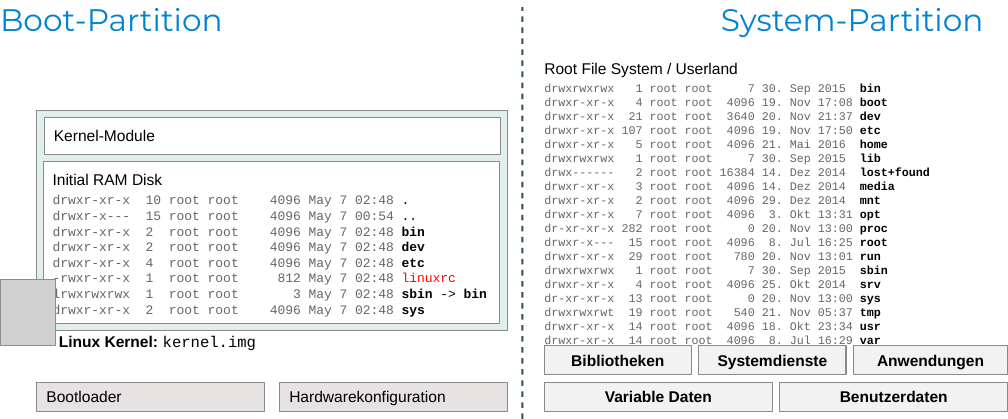
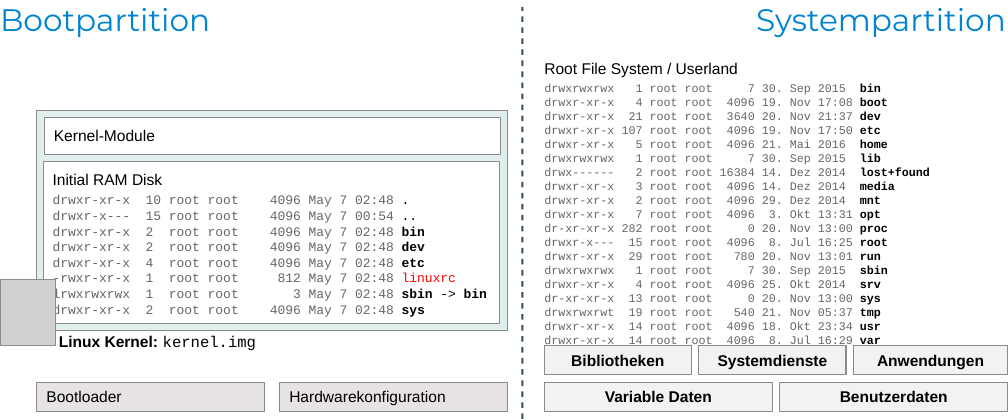
Before and after one commit to DennisSchulmeister/dhbwka-wwi-iottech-folien, a slide deck: slide 1 of 8-linux/img/linux-aufbau.odp. Drawn at 1008x419 pixels with LibreOffice and Linux fonts; fonts in the diff are those of the drawing; grey boxes stand for pictures. Boxes give left, top, right and bottom in pixels: in the first picture for what was removed or moved away, otherwise in the second. Text is boxed around its words. In the diff, an @@ line names an element or a change of style, - is before the commit and + after.

```diff
--- a/8-linux/img/linux-aufbau.odp
+++ b/8-linux/img/linux-aufbau.odp
@@ text at [0,8,210,37]: text changed @@
-Boot-Partition
+Bootpartition
@@ text at [756,8,1006,37]: text changed @@
-System-Partition
+Systempartition
```
Also in this commit, not shown: 4 other files.
